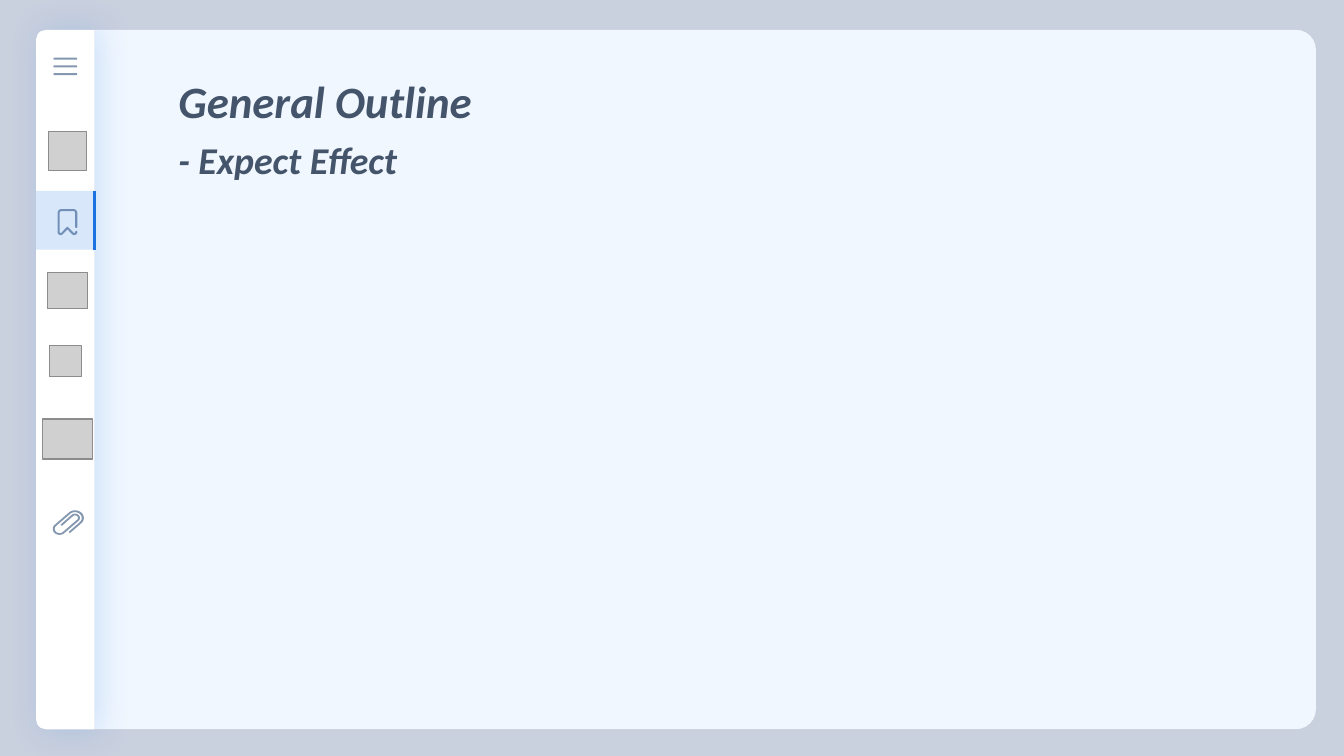
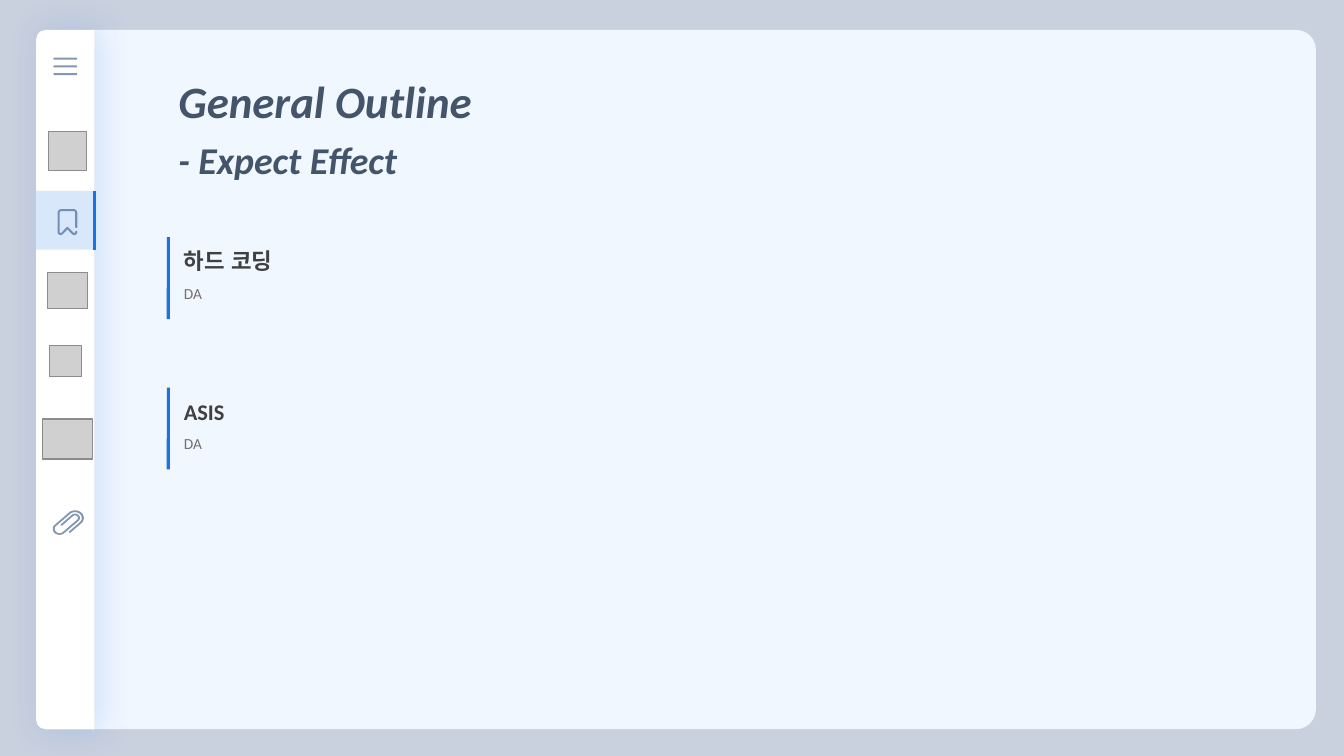
Before and after one commit to florentious/AutoGenerating_VariableName, a slide deck: slide 8 of Text/Presentation/presentation_ver0_4.pptm (slide 7 before the commit). Drawn at 1344x756 pixels with LibreOffice and Linux fonts; fonts in the diff are those of the drawing; grey boxes stand for pictures. Boxes give left, top, right and bottom in pixels: in the first picture for what was removed or moved away, otherwise in the second. Text is boxed around its words. In the diff, an @@ line names an element or a change of style, - is before the commit and + after.

```diff
--- a/Text/Presentation/presentation_ver0_4.pptm
+++ b/Text/Presentation/presentation_ver0_4.pptm
@@ line added from (168, 237) to (168, 319), #1A73DE 2.25 pt @@
@@ text added at (184,250,272,299), 16 pt, text #404040, bold @@
+하드 코딩
+DA
@@ line added from (168, 387) to (168, 470), #1A73DE 2.25 pt @@
@@ text added at (184,405,225,449), 16 pt, text #404040, bold @@
+ASIS
+DA
```
Also in this commit, not shown: 8 other slides changed, 2 slides added, 1 slide removed, 22 other files.
